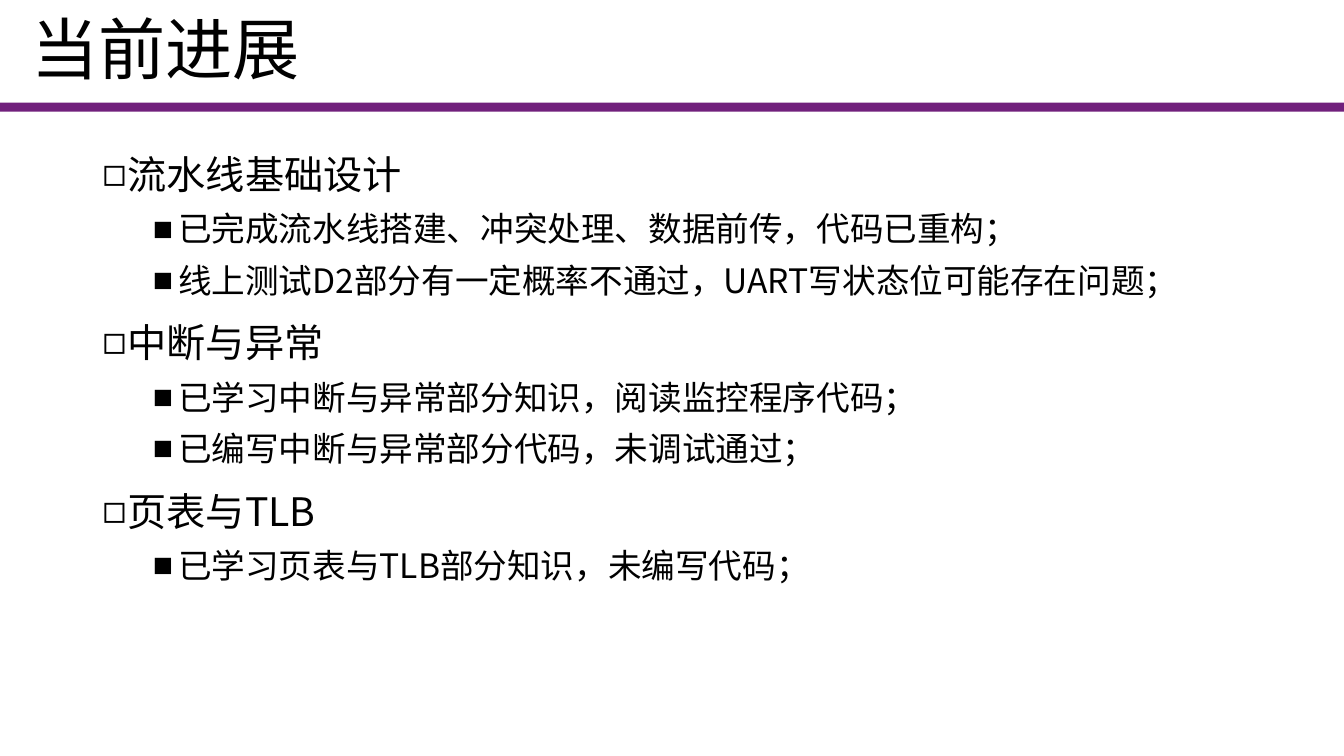
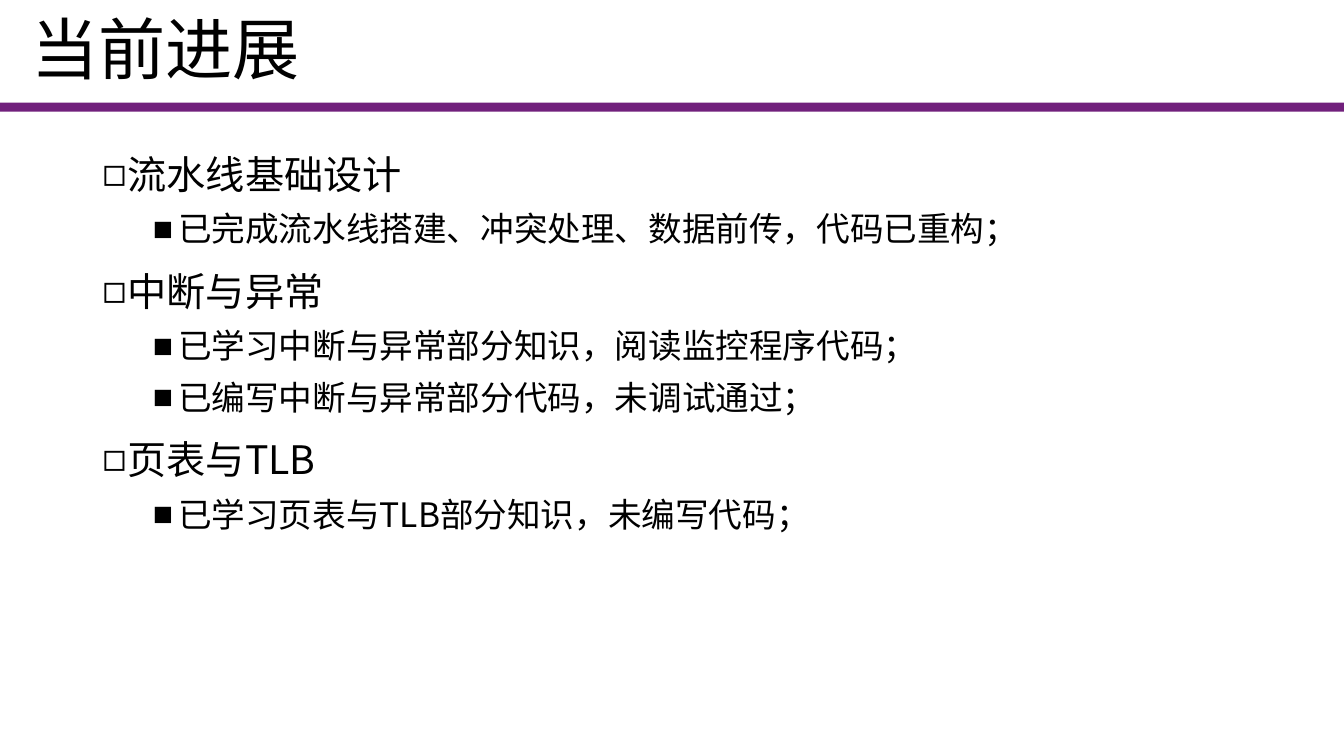
Before and after one commit to Pairshoe/Thinpad, a slide deck: slide 4 of docs/report_2_grp67.pptx. Drawn at 1344x756 pixels with LibreOffice and Linux fonts; fonts in the diff are those of the drawing. Boxes give left, top, right and bottom in pixels: in the first picture for what was removed or moved away, otherwise in the second. Text is boxed around its words. In the diff, an @@ line names an element or a change of style, - is before the commit and + after.

```diff
--- a/docs/report_2_grp67.pptx
+++ b/docs/report_2_grp67.pptx
@@ text at bbox=[178, 264, 1178, 298]: paragraph removed @@
-  ■ 线上测试D2部分有一定概率不通过，UART写状态位可能存在问题；
```
Also in this commit, not shown: 1 other slide changed, 2 other files.
